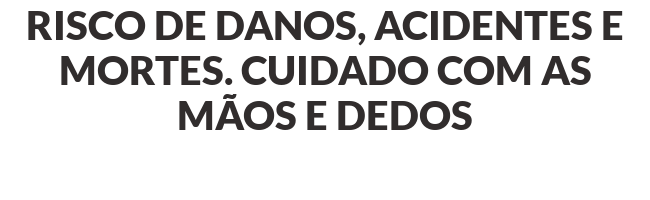
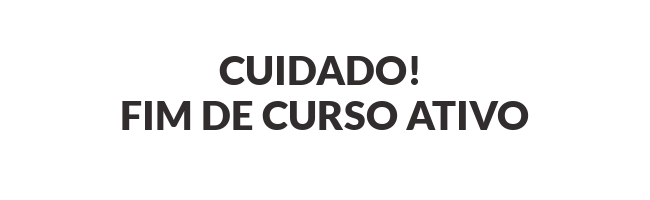
Before/after of a 650 × 200 layered artwork. What changed in the layer stack:
added layer "OHMICO #1" above "OHMICO" over [122,56,529,130]
hid "MSG1 #2" over [28,11,623,130]
